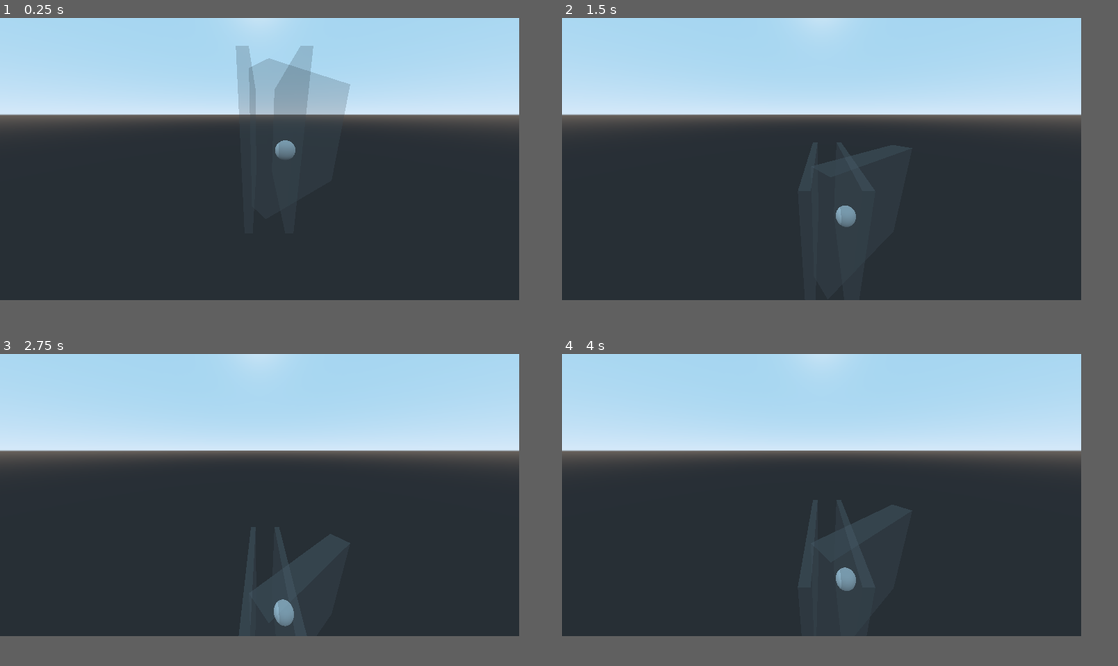
Above: before the commit, frames 1-4 (two rows, left to right).
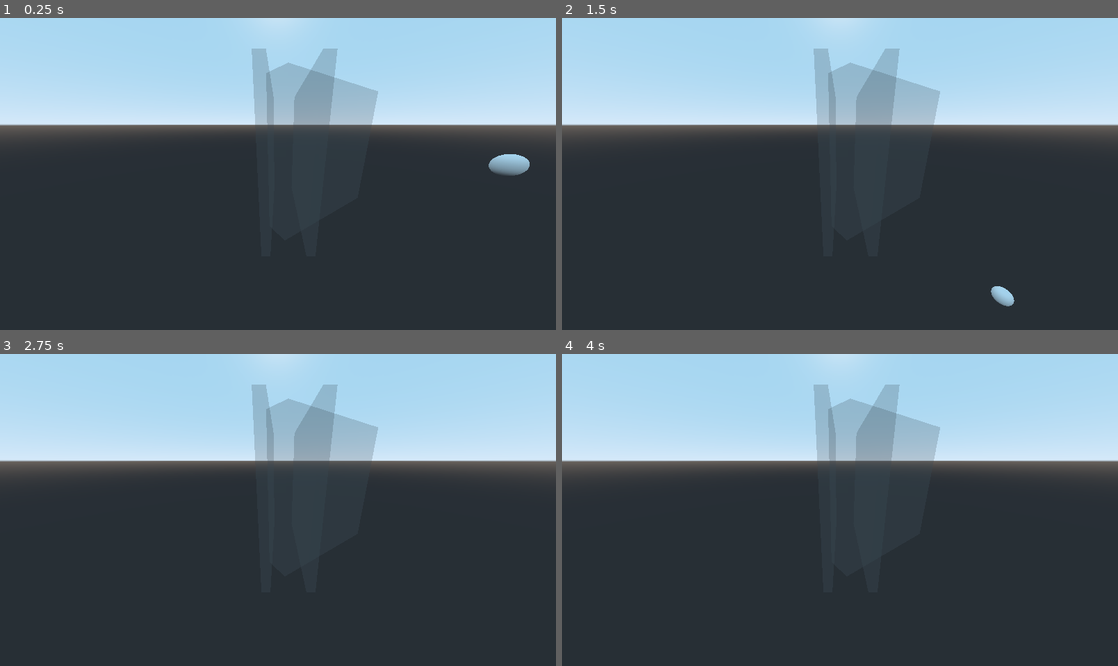
Above: after the commit, the same moments.

Repository: D-Niermann/SailingGame
Game: Godot game, scene res://nodes/CollisionTestScene.tscn
Two runs of this game, one before a commit and one after it. Both use one fixed random seed, a clock stepped at 60 frames per second and the inputs below. This scene is started directly instead of the project's main scene.
Inputs (mouse positions are in pixels of both pictures, inside the frame that each line leads up to):
- Up to frame 1 (0.25 s): no input
- Up to frame 2 (1.5 s): tap Enter at 0.5 s; move the mouse to (934, 145) at 0.52 s; hold E (RotateCannonRight, bound only after the commit) 0.53-1.25 s; tap X (FireCannons) at 0.6 s; click (934, 145) at 0.67 s; drag from (717, 174) to (795, 214) at 1.27 s
- Up to frame 3 (2.75 s): move the mouse to (311, 432) at 2.02 s; hold E (RotateCannonRight, bound only after the commit) from 2.03 s (still down); hold R from 2.03 s (still down); tap X (FireCannons) at 2.3 s
- Up to frame 4 (4 s): release E (RotateCannonRight, bound only after the commit) at 2.75 s; release R at 2.75 s; drag from (795, 550) to (667, 453) at 2.77 s; tap Space at 3.5 s; move the mouse to (979, 538) at 3.52 s; hold Q (RotateCannonLeft, bound only after the commit) from 3.53 s (still down); tap X (FireCannons) at 3.6 s
In our replay, the window is 747x406 before the commit and 800x449 after it. These sizes can differ from the game's own. Grey fills any space a smaller window leaves; there, only what the larger window draws over its background counts as a difference.

The runs differ from the first frame. In frame 1, 11% of the frame differs, in the area x 0-100%, y 0-51%; in frame 2, 11%; in frame 3, 12%, in the area x 0-100%, y 0-91%; in frame 4, 11%.

Commit message:
working cannon bullets

Diff:
--- /dev/null
+++ b/Ball2.tscn
@@ -0,0 +1,28 @@
+[gd_scene load_steps=7 format=2]
+
+[ext_resource path="res://nodes/TestCollision.gd" type="Script" id=1]
+[ext_resource path="res://materials/Black.tres" type="Material" id=2]
+[ext_resource path="res://nodes/Boye.gd" type="Script" id=3]
+[ext_resource path="res://nodes/WaterEnteredParticles.tscn" type="PackedScene" id=4]
+
+[sub_resource type="SphereMesh" id=1]
+
+[sub_resource type="SphereShape" id=2]
+radius = 1.04042
+
+[node name="Ball" type="KinematicBody"]
+transform = Transform( 0.368184, 0, 0, 0, 0.368184, 0, 0, 0, 0.368184, 0, 0, 0 )
+script = ExtResource( 1 )
+
+[node name="MeshInstance" type="MeshInstance" parent="."]
+mesh = SubResource( 1 )
+material/0 = ExtResource( 2 )
+
+[node name="CollisionShape2" type="CollisionShape" parent="."]
+shape = SubResource( 2 )
+
+[node name="WaterHeight" type="Spatial" parent="."]
+script = ExtResource( 3 )
+reactionSpeed = 1.0
+
+[node name="Particles" parent="." instance=ExtResource( 4 )]
--- a/Camera.gd
+++ b/Camera.gd
@@ -48,10 +48,10 @@
 				_a = event.pressed
 			KEY_D:
 				_d = event.pressed
-			KEY_Q:
-				_q = event.pressed
-			KEY_E:
-				_e = event.pressed
+			# KEY_Q:
+			# 	_q = event.pressed
+			# KEY_E:
+			# 	_e = event.pressed
 
 # Updates mouselook and movement every frame
 func _process(delta):
--- a/Cannon.gd
+++ b/Cannon.gd
@@ -7,7 +7,7 @@
 # var ball
 var forward
 var up
-var force = 10
+var force = 5
 
 
 # Called when the node enters the scene tree for the first time.
@@ -28,13 +28,19 @@
 func _input(event):
 	# Receives key input
 	if event.is_action_released("FireCannons"):
-		var scene = load("res://nodes/Ball.tscn")
+		var scene = load("res://Ball2.tscn")
 		var ball = scene.instance()
 		get_tree().get_root().add_child(ball)
 		ball.set_name("Ball")
 		ball.transform.origin = self.global_transform.origin
-		ball.apply_impulse(ball.transform.origin,forward*force)
-
+		# ball.apply_impulse(ball.transform.origin,forward*force)
+		ball.dir = forward
+		ball.velocity = force
+		print(forward)
+	if event.is_action_released("RotateCannonLeft"):
+		rotate(up,0.01)
+	if event.is_action_released("RotateCannonRight"):
+		rotate(up,-0.01)
 	# if Input.is_key_pressed(KEY_R):
 	# 	self.add_child(ball)
 	# 	ball.linear_velocity = Vector3(0,0,0)
--- a/main.tscn
+++ b/main.tscn
@@ -70,8 +70,6 @@
 [sub_resource type="ConcavePolygonShape" id=11]
 data = PoolVector3Array( -1, 1, 1, 1, 1, 1, -1, -1, 1, 1, 1, 1, 1, -1, 1, -1, -1, 1, 1, 1, -1, -1, 1, -1, 1, -1, -1, -1 …(284 unchanged characters)…
 
-[sub_resource type="SphereMesh" id=12]
-
 [node name="main" type="Spatial"]
 
 [node name="ocean" parent="." instance=ExtResource( 1 )]
@@ -105,7 +103,7 @@
 }
 
 [node name="PlayerShipContainer" parent="." instance=ExtResource( 13 )]
-transform = Transform( 0.31051, 0, -0.95057, 0, 1, 0, 0.95057, 0, 0.31051, -14.3067, 2.9267, 4.43387 )
+transform = Transform( 0.31051, 0, -0.95057, 0, 1, 0, 0.95057, 0, 0.31051, -14.3067, 6.26637, 4.43387 )
 pitch_factor = 0.1
 yaw_factor = 0.1
 
@@ -246,7 +244,7 @@
 stringToHuman2 = "../NavMeshCont/Navigation/Human"
 pathToC1 = "../PlayerShipContainer/Ship"
 pathToC2 = "../NavMeshCont"
-a = 726160.0
+a = 744816.0
 
 [node name="Terrain" type="MeshInstance" parent="."]
 transform = Transform( 598.053, 1.20345, 0, -1.93904, 2.1846, 0, 0, 0, 395.96, -28.2458, -6.3907, 10.6939 )
@@ -279,13 +277,6 @@
 
 [node name="CollisionShape" type="CollisionShape" parent="MeshInstance/Body"]
 shape = SubResource( 11 )
-
-[node name="RigidBody" type="RigidBody" parent="."]
-
-[node name="MeshInstance" type="MeshInstance" parent="RigidBody"]
-transform = Transform( 1, 0, 0, 0, 1, 0, 0, 0, 1, -9.56781, 8.24518, 1.80325 )
-mesh = SubResource( 12 )
-material/0 = null
 [connection signal="body_entered" from="MeshInstance/Body" to="ToolNode" method="_on_Body_body_entered"]
 [connection signal="mouse_entered" from="MeshInstance/Body" to="ToolNode" method="_on_Body_mouse_entered"]
 [connection signal="mouse_entered" from="MeshInstance/Body" to="Camera" method="_on_Body_mouse_entered"]
--- a/materials/visual_water_aORG.tres
+++ b/materials/visual_water_aORG.tres
@@ -37,6 +37,7 @@
 shader_param/gerstner_2_speed = Vector2( 0, 0 )
 shader_param/time_offset = 0.0
 shader_param/time = 0.0
+shader_param/CustomUVScale = 2.0
 shader_param/normal_base_intensity = 0.7
 shader_param/normal_peak_intensity = 1.5
 shader_param/normal_dist_fadeout = 0.01
--- a/nodes/Ball.gd
+++ b/nodes/Ball.gd
@@ -25,7 +25,7 @@
 	time += delta
 	if global_transform.origin.y<-1000 or time>timeout_s:
 		self.queue_free()
-	if water.global_transform.origin.y>transform.origin.y:
+	if water.global_transform.origin.y > transform.origin.y:
 		if not waterEntered:
 			waterEntered = true
 			$Particles.emitting = true
--- a/nodes/Ball.tscn
+++ b/nodes/Ball.tscn
@@ -1,69 +1,17 @@
-[gd_scene load_steps=14 format=2]
+[gd_scene load_steps=7 format=2]
 
 [ext_resource path="res://materials/Black.tres" type="Material" id=1]
-[ext_resource path="res://nodes/Ball.gd" type="Script" id=2]
+[ext_resource path="res://nodes/TestCollision.gd" type="Script" id=2]
 [ext_resource path="res://nodes/Boye.gd" type="Script" id=3]
-[ext_resource path="res://addons/kenney_particle_pack/fire_01.png" type="Texture" id=4]
+[ext_resource path="res://nodes/WaterEnteredParticles.tscn" type="PackedScene" id=4]
 
 [sub_resource type="SphereShape" id=1]
+radius = 1.07092
 
 [sub_resource type="SphereMesh" id=2]
 
-[sub_resource type="SpatialMaterial" id=3]
-render_priority = 1
-flags_transparent = true
-flags_vertex_lighting = true
-vertex_color_use_as_albedo = true
-params_billboard_mode = 3
-particles_anim_h_frames = 1
-particles_anim_v_frames = 1
-particles_anim_loop = false
-albedo_color = Color( 1, 1, 1, 0.392157 )
-albedo_texture = ExtResource( 4 )
-metallic_specular = 0.45
-
-[sub_resource type="Gradient" id=4]
-offsets = PoolRealArray( 0, 0.162602, 0.548781 )
-colors = PoolColorArray( 0, 0, 0, 0, 1, 1, 1, 1, 1, 1, 1, 0 )
-
-[sub_resource type="GradientTexture" id=5]
-gradient = SubResource( 4 )
-
-[sub_resource type="Curve" id=6]
-_data = [ Vector2( 0, 0.535838 ), 0.0, 0.0, 0, 0, Vector2( 1, 1 ), 0.0, 0.0, 0, 0 ]
-
-[sub_resource type="CurveTexture" id=7]
-curve = SubResource( 6 )
-
-[sub_resource type="ParticlesMaterial" id=8]
-lifetime_randomness = 0.32
-emission_shape = 2
-emission_box_extents = Vector3( 1, 1, 1 )
-direction = Vector3( 0, 0, 1 )
-spread = 2.16
-gravity = Vector3( 0, -6, 4 )
-initial_velocity = 10.0
-initial_velocity_random = 0.24
-damping = 5.3
-damping_random = 0.12
-angle = 263.7
-angle_random = 1.0
-scale = 0.46
-scale_random = 1.0
-scale_curve = SubResource( 7 )
-color_ramp = SubResource( 5 )
-
-[sub_resource type="QuadMesh" id=9]
-size = Vector2( 5, 5 )
-
-[node name="Ball" type="RigidBody"]
-transform = Transform( 0.951371, 0, 0, 0, -4.15857e-08, 0.951371, 0, -0.951371, -4.15857e-08, 1.34181, 0, 0 )
-mass = 0.21
-contacts_reported = 5
-contact_monitor = true
-axis_lock_angular_x = true
-axis_lock_angular_y = true
-axis_lock_angular_z = true
+[node name="Ball" type="KinematicBody"]
+transform = Transform( 0.781442, 0, 0, 0, -3.41579e-08, 0.781442, 0, -0.781442, -3.41579e-08, 1.34181, 0, 0 )
 script = ExtResource( 2 )
 
 [node name="CollisionShape" type="CollisionShape" parent="."]
@@ -79,19 +27,4 @@
 script = ExtResource( 3 )
 reactionSpeed = 1.0
 
-[node name="Particles" type="Particles" parent="."]
-material_override = SubResource( 3 )
-cast_shadow = 2
-emitting = false
-amount = 57
-lifetime = 5.66
-explosiveness = 0.98
-randomness = 0.16
-visibility_aabb = AABB( -181.604, -196.936, -272.78, 362.306, 395.6, 547.224 )
-local_coords = false
-process_material = SubResource( 8 )
-draw_pass_1 = SubResource( 9 )
-__meta__ = {
-"_editor_description_": ""
-}
-[connection signal="body_entered" from="." to="." method="_on_Ball_body_entered"]
+[node name="Particles" parent="." instance=ExtResource( 4 )]
--- /dev/null
+++ b/nodes/CollisionTestScene2.tscn
@@ -0,0 +1,57 @@
+[gd_scene load_steps=7 format=2]
+
+[ext_resource path="res://Ball2.tscn" type="PackedScene" id=1]
+[ext_resource path="res://nodes/CollisionTestWall.gd" type="Script" id=2]
+[ext_resource path="res://Camera.gd" type="Script" id=3]
+[ext_resource path="res://Cannon.tscn" type="PackedScene" id=4]
+
+[sub_resource type="CubeMesh" id=3]
+size = Vector3( 1, 5, 5 )
+
+[sub_resource type="BoxShape" id=4]
+extents = Vector3( 0.48483, 2.62139, 2.53343 )
+
+[node name="Spatial" type="Spatial"]
+
+[node name="Ball" parent="." instance=ExtResource( 1 )]
+
+[node name="Camera" type="Camera" parent="."]
+transform = Transform( 0.999842, 0.00568087, -0.0168706, 0, 0.947713, 0.319125, 0.0178014, -0.319074, 0.947563, 15.9384, 6.71, 24.7586 )
+fov = 82.0619
+script = ExtResource( 3 )
+
+[node name="Wall" type="KinematicBody" parent="."]
+transform = Transform( 0.64581, 3.09196, 0.120163, 0.0555897, -0.134326, 3.15763, 3.0938, -0.643009, -0.0818201, 0.37657, 1.96951, -1.50085 )
+script = ExtResource( 2 )
+
+[node name="MeshInstance" type="MeshInstance" parent="Wall"]
+mesh = SubResource( 3 )
+material/0 = null
+
+[node name="CollisionShape" type="CollisionShape" parent="Wall"]
+shape = SubResource( 4 )
+
+[node name="Wall3" type="KinematicBody" parent="."]
+transform = Transform( 2.50438, 1.92831, 0.037941, 0.0555897, -0.134326, 3.15763, 1.92788, -2.50106, -0.140336, -12.0571, 1.96951, 0.166111 )
+script = ExtResource( 2 )
+
+[node name="MeshInstance" type="MeshInstance" parent="Wall3"]
+mesh = SubResource( 3 )
+material/0 = null
+
+[node name="CollisionShape" type="CollisionShape" parent="Wall3"]
+shape = SubResource( 4 )
+
+[node name="Wall2" type="KinematicBody" parent="."]
+transform = Transform( 0.0113694, 0.0830403, -0.996481, 0.991549, 0.127865, 0.0219685, 0.129239, -0.988309, -0.0808847, -4.10109, -1.57996, 0.166111 )
+script = ExtResource( 2 )
+
+[node name="MeshInstance" type="MeshInstance" parent="Wall2"]
+mesh = SubResource( 3 )
+material/0 = null
+
+[node name="CollisionShape" type="CollisionShape" parent="Wall2"]
+shape = SubResource( 4 )
+
+[node name="Cannon" parent="." instance=ExtResource( 4 )]
+transform = Transform( -2.13057, 0, 0.106066, 0, 2.13321, 0, -0.106066, 0, -2.13057, 67.1712, 9.21703, 4.79365 )
--- /dev/null
+++ b/nodes/CollisionTestWall.gd
@@ -0,0 +1,17 @@
+extends KinematicBody
+
+
+# Declare member variables here. Examples:
+# var a = 2
+# var b = "text"
+var drag = 0.7
+
+# Called when the node enters the scene tree for the first time.
+func _ready():
+	pass # Replace with function body.
+
+func giveDmg(value):
+	print("dmg:",value)
+# Called every frame. 'delta' is the elapsed time since the previous frame.
+#func _process(delta):
+#	pass
--- a/nodes/TestCollision.gd
+++ b/nodes/TestCollision.gd
@@ -1,23 +1,104 @@
-extends RigidBody
+extends KinematicBody
 
 
 # Declare member variables here. Examples:
 # var a = 2
 # var b = "text"
+var velocity = 6
+var dir = Vector3(-1,0,0)
+var default_gravity = 20
+var gravity = default_gravity
+var gravity_dir = Vector3(0,-1,0)
+var water_gravity = default_gravity/4 # gravity force when underwater
+# var start_impulse = 10
+var default_drag_factor = 0.99 # [0,1] higher number = less drag!
+var water_drag = 0.95 # [0,1] higher number = less drag!
+var drag_factor = default_drag_factor
 var entered
+var time
 var bullet_resistance = 0
+var vel_penetrate_thresh = 0.0 # the velocity needs to be bigger than this to even consider penetration
+var ricochet_thresh = 50 # TODO: make this also dependend on coll object # in degree. lower number means more ricochet, thus less penetration TODO: could be assigned from other object
+var angle
+var isInsideBody = false
+var last_pos = translation
+var coll_obj
+var drag = 0
+var grav_time
+
+## old ball stuff
+var timeout_s = 10
+var water
+var waterEntered = false
+
 # Called when the node enters the scene tree for the first time.
 func _ready():
-	apply_impulse(transform.origin,Vector3(1,0,0)*-15)
+	time = 0
+	grav_time = 0
+	water = $WaterHeight
+	# last_pos.push_back(translation)
+	# apply_impulse(transform.origin,Vector3(1,0,0)*-15)
 	pass # Replace with function body.
 
 
-# Called every frame. 'delta' is the elapsed time since the previous frame.
 func _process(delta):
-	# translate(Vector3(0,-0.01,0))
-	# if entered:
-		# print(bullet_resistance)
-		# apply_central_impulse(-self.linear_velocity*bullet_resistance)
-	if linear_velocity.length()<15:
-		sleeping=true
-	pass
+	time += delta
+	grav_time += delta
+	if global_transform.origin.y<-1000 or time>timeout_s:
+		self.queue_free()
+	if water.global_transform.origin.y > transform.origin.y:
+		if not waterEntered:
+			default_drag_factor = water_drag
+			# default_gravity = water_gravity ## TODO: lets bullets shoot a bit up when hitting water, why?
+			waterEntered = true
+			$Particles.emitting = true
+	## check collisions and move the object
+	var coll = move_and_collide(dir*velocity, false,false,true)
+	# var coll2 = move_and_collide(gravity_dir*gravity*delta, false,false,true)
+	# print(coll)
+	if velocity>vel_penetrate_thresh:
+		translate(dir*velocity)
+	else:
+		move_and_slide(dir*velocity)
+	if not isInsideBody:
+		move_and_slide(gravity_dir*gravity*grav_time*pow(drag_factor,4))
+		# if coll2!=null:
+		# 	time = 0
+
+	### calcualte direction after translation
+	# dir = (translation - last_pos).normalized()
+	# dir += (dir*velocity + gravity_dir*gravity).normalized()
+	# velocity = (dir*velocity + gravity_dir*gravity).length()*drag_factor
+
+	if coll!=null:
+		grav_time = 0
+		## if collision with object
+		if not isInsideBody:
+			angle = abs(coll.normal.normalized().angle_to(translation-last_pos)*180/PI-180)
+			print(angle)
+			if angle>ricochet_thresh and velocity>vel_penetrate_thresh:
+				## redirect ball
+				dir += (coll.normal.normalized()) ## reflext direction at normal
+				## lose velocity based on angle
+				velocity *= (angle/90)*0.5 ## 0.75 => energy loss through heat and stuff
+			else:
+				## if inside body:
+				coll_obj = instance_from_id(coll.collider_id)
+				if not coll_obj.get("drag") == null:
+					drag_factor = coll_obj.drag
+				else:
+					drag_factor = 0.5
+				if coll_obj.has_method("giveDmg"):
+					coll_obj.giveDmg((translation-last_pos).length()) ##give damage to object
+				gravity = 0
+				isInsideBody = true
+	else:
+		## if no collision with object
+		isInsideBody = false
+		drag_factor = default_drag_factor
+		gravity = default_gravity
+
+	velocity *= drag_factor
+
+	## resets
+	last_pos = translation
--- /dev/null
+++ b/nodes/WaterEnteredParticles.tscn
@@ -0,0 +1,67 @@
+[gd_scene load_steps=9 format=2]
+
+[ext_resource path="res://addons/kenney_particle_pack/fire_01.png" type="Texture" id=1]
+
+[sub_resource type="SpatialMaterial" id=1]
+render_priority = 1
+flags_transparent = true
+flags_vertex_lighting = true
+vertex_color_use_as_albedo = true
+params_billboard_mode = 3
+particles_anim_h_frames = 1
+particles_anim_v_frames = 1
+particles_anim_loop = false
+albedo_color = Color( 1, 1, 1, 0.392157 )
+albedo_texture = ExtResource( 1 )
+metallic_specular = 0.45
+
+[sub_resource type="Gradient" id=2]
+offsets = PoolRealArray( 0, 0.162602, 0.548781 )
+colors = PoolColorArray( 0, 0, 0, 0, 1, 1, 1, 1, 1, 1, 1, 0 )
+
+[sub_resource type="GradientTexture" id=3]
+gradient = SubResource( 2 )
+
+[sub_resource type="Curve" id=4]
+_data = [ Vector2( 0, 0.535838 ), 0.0, 0.0, 0, 0, Vector2( 1, 1 ), 0.0, 0.0, 0, 0 ]
+
+[sub_resource type="CurveTexture" id=5]
+curve = SubResource( 4 )
+
+[sub_resource type="ParticlesMaterial" id=6]
+lifetime_randomness = 0.32
+emission_shape = 2
+emission_box_extents = Vector3( 1, 1, 1 )
+direction = Vector3( 0, 1, 0 )
+spread = 2.16
+gravity = Vector3( 0, -5, 4 )
+initial_velocity = 30.0
+initial_velocity_random = 1.0
+angular_velocity = 56.55
+angular_velocity_random = 1.0
+damping = 5.3
+damping_random = 0.12
+angle = 263.7
+angle_random = 1.0
+scale_random = 1.0
+scale_curve = SubResource( 5 )
+color_ramp = SubResource( 3 )
+
+[sub_resource type="QuadMesh" id=7]
+size = Vector2( 5, 5 )
+
+[node name="Particles" type="Particles"]
+material_override = SubResource( 1 )
+cast_shadow = 2
+emitting = false
+amount = 57
+lifetime = 2.0
+explosiveness = 1.0
+randomness = 0.16
+visibility_aabb = AABB( -181.604, -196.936, -272.78, 362.306, 395.6, 547.224 )
+local_coords = false
+process_material = SubResource( 6 )
+draw_pass_1 = SubResource( 7 )
+__meta__ = {
+"_editor_description_": ""
+}
--- a/project.godot
+++ b/project.godot
@@ -26,8 +26,8 @@
 [display]
 
 window/size/always_on_top=true
-window/size/test_width=747
-window/size/test_height=406
+window/size/test_width=946
+window/size/test_height=532
 
 [global]
 
@@ -40,6 +40,16 @@
 "events": [ Object(InputEventKey,"resource_local_to_scene":false,"resource_name":"","device":0,"alt":false,"shift":false,"control":false,"meta":false,"command":false,"pressed":false,"scancode":88,"unicode":0,"echo":false,"script":null)
  ]
 }
+RotateCannonLeft={
+"deadzone": 0.5,
+"events": [ Object(InputEventKey,"resource_local_to_scene":false,"resource_name":"","device":0,"alt":false,"shift":false,"control":false,"meta":false,"command":false,"pressed":false,"scancode":81,"unicode":0,"echo":false,"script":null)
+ ]
+}
+RotateCannonRight={
+"deadzone": 0.5,
+"events": [ Object(InputEventKey,"resource_local_to_scene":false,"resource_name":"","device":0,"alt":false,"shift":false,"control":false,"meta":false,"command":false,"pressed":false,"scancode":69,"unicode":0,"echo":false,"script":null)
+ ]
+}
 
 [rendering]
 
--- a/shaders/visual_water.shader
+++ b/shaders/visual_water.shader
@@ -29,6 +29,8 @@
 uniform vec2 gerstner_2_speed = vec2(0.0, 0.0);
 uniform float time_offset = 0;
 uniform float time = 0;
+uniform float CustomUVScale = 2.0;
+
 
 uniform float normal_base_intensity = 0.7;
 uniform float normal_peak_intensity = 1.5;
@@ -97,8 +99,8 @@
 }
 
 void vertex() {
-	vec2 uv_gerstner = (vec4(UV.x*2.0, 0.0, UV.y*2.0-1.0, 1.0) + WORLD_MATRIX[3] * 0.25 ).xz * gerstner_tiling + vec2((time-time_offset) * gerstner_speed.x, (time-time_offset) * gerstner_speed.y);
-	vec2 uv_gerstner_2 = (vec4(UV.x*2.0, 0.0, UV.y*2.0-1.0, 1.0) + WORLD_MATRIX[3] * 0.25 ).xz * gerstner_2_tiling + vec2(gerstner_2_speed.x * (time-time_offset), gerstner_2_speed.y * (time-time_offset));
+	vec2 uv_gerstner = (vec4(UV.x*CustomUVScale, 0.0, UV.y*CustomUVScale-1.0, 1.0) + WORLD_MATRIX[3] * 0.25 ).xz * gerstner_tiling + vec2((time-time_offset) * gerstner_speed.x, (time-time_offset) * gerstner_speed.y);
+	vec2 uv_gerstner_2 = (vec4(UV.x*CustomUVScale, 0.0, UV.y*CustomUVScale-1.0, 1.0) + WORLD_MATRIX[3] * 0.25 ).xz * gerstner_2_tiling + vec2(gerstner_2_speed.x * (time-time_offset), gerstner_2_speed.y * (time-time_offset));
 
 	//vec2 uv = fract( vec4(UV.x, UV.y, UV.y, 1.0) + WORLD_MATRIX[3] * 0.25 ).xz;
 
@@ -117,10 +119,10 @@
 }
 
 void fragment() {
-	vec2 uv_gerstner = (vec4(2.0*UV.x, 0.0, 2.0*UV.y-1.0, 1.0) + WORLD_MATRIX[3] * 0.25 ).xz * gerstner_tiling + vec2((time-time_offset) * gerstner_speed.x, (time-time_offset) * gerstner_speed.y);
-	vec2 uv_gerstner_2 = (vec4(2.0*UV.x, 0.0, 2.0*UV.y-1.0, 1.0) + WORLD_MATRIX[3] * 0.25 ).xz * gerstner_2_tiling + vec2(gerstner_2_speed.x * (time-time_offset), gerstner_2_speed.y * (time-time_offset));
-
-	vec2 uv = fract( vec4(2.0*UV.x, 2.0*UV.y, 2.0*UV.y, 1.0) + WORLD_MATRIX[3] * 0.25 ).xz;
+	vec2 uv_gerstner = (vec4(CustomUVScale*UV.x, 0.0, CustomUVScale*UV.y-1.0, 1.0) + WORLD_MATRIX[3] * 0.25 ).xz * gerstner_tiling + vec2((time-time_offset) * gerstner_speed.x, (time-time_offset) * gerstner_speed.y);
+	vec2 uv_gerstner_2 = (vec4(CustomUVScale*UV.x, 0.0, CustomUVScale*UV.y-1.0, 1.0) + WORLD_MATRIX[3] * 0.25 ).xz * gerstner_2_tiling + vec2(gerstner_2_speed.x * (time-time_offset), gerstner_2_speed.y * (time-time_offset));
+
+	vec2 uv = fract( vec4(CustomUVScale*UV.x, CustomUVScale*UV.y, CustomUVScale*UV.y, 1.0) + WORLD_MATRIX[3] * 0.25 ).xz;
 
 	vec3 normal_output;
 	float height = texture(vector_map, uv).z;
Not shown: 1 places in main.tscn that only renumber resources
Not shown: 2 places in nodes/CollisionTestScene.tscn that only renumber resources
Not shown, changed: logs/godot.log
Not shown, added: logs/godot_2021-03-24_21-58-37.log
Not shown, added: logs/godot_2021-03-25_09-54-35.log
